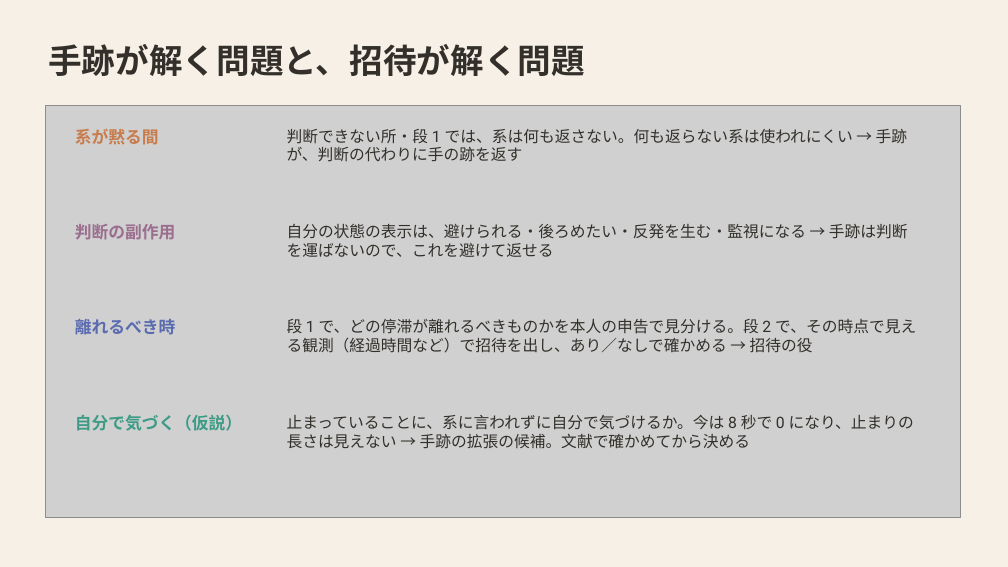
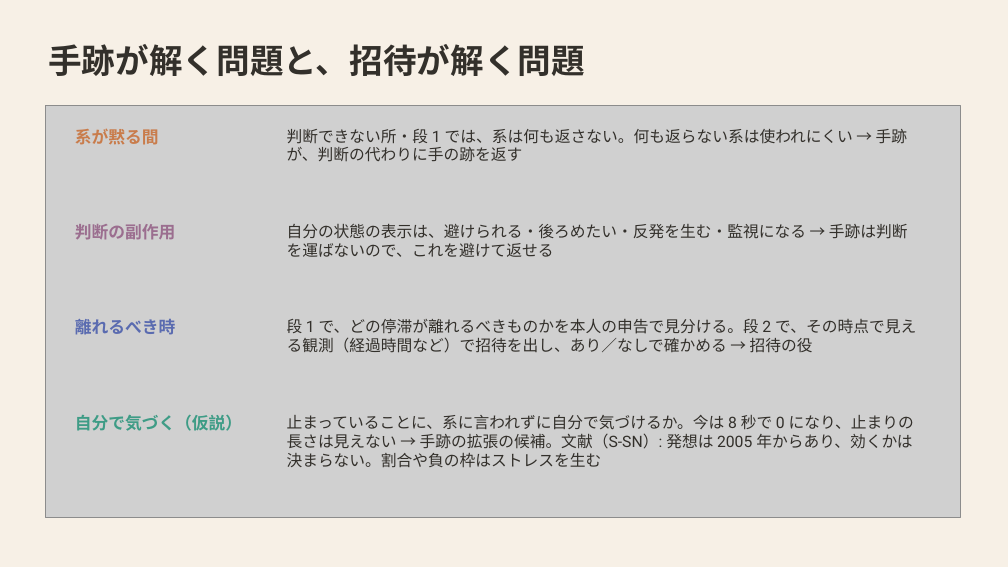
Before and after one commit to mikotomiura/GSE-prototype, a slide deck: slide 6 of docs/slides/project-overview/GSE_handmark_design.pptx. Drawn at 1008x567 pixels with LibreOffice and Linux fonts; fonts in the diff are those of the drawing; grey boxes stand for pictures. Boxes give left, top, right and bottom in pixels: in the first picture for what was removed or moved away, otherwise in the second. Text is boxed around its words. In the diff, an @@ line names an element or a change of style, - is before the commit and + after.

```diff
--- a/docs/slides/project-overview/GSE_handmark_design.pptx
+++ b/docs/slides/project-overview/GSE_handmark_design.pptx
@@ text at [287, 415, 914, 467]: text changed @@
-止まっていることに、系に言われずに自分で気づけるか。今は 8 秒で 0 になり、止まりの長さは見えない → 手跡の拡張の候補。文献で確かめてから決める
+止まっていることに、系に言われずに自分で気づけるか。今は 8 秒で 0 になり、止まりの長さは見えない → 手跡の拡張の候補。文献（S-SN）: 発想は 2005 年からあり、効くかは決まらない。割合や負の枠はストレスを生む
```
Also in this commit, not shown: 3 other files.
